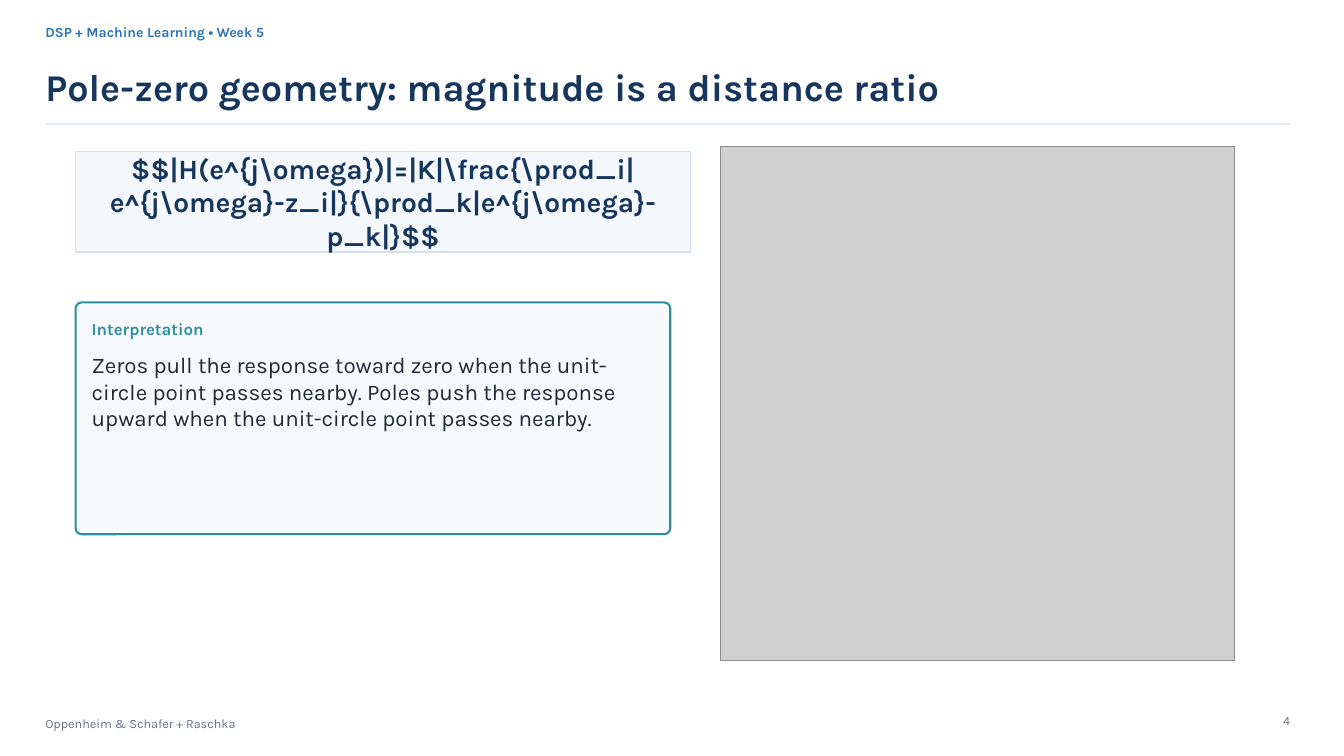
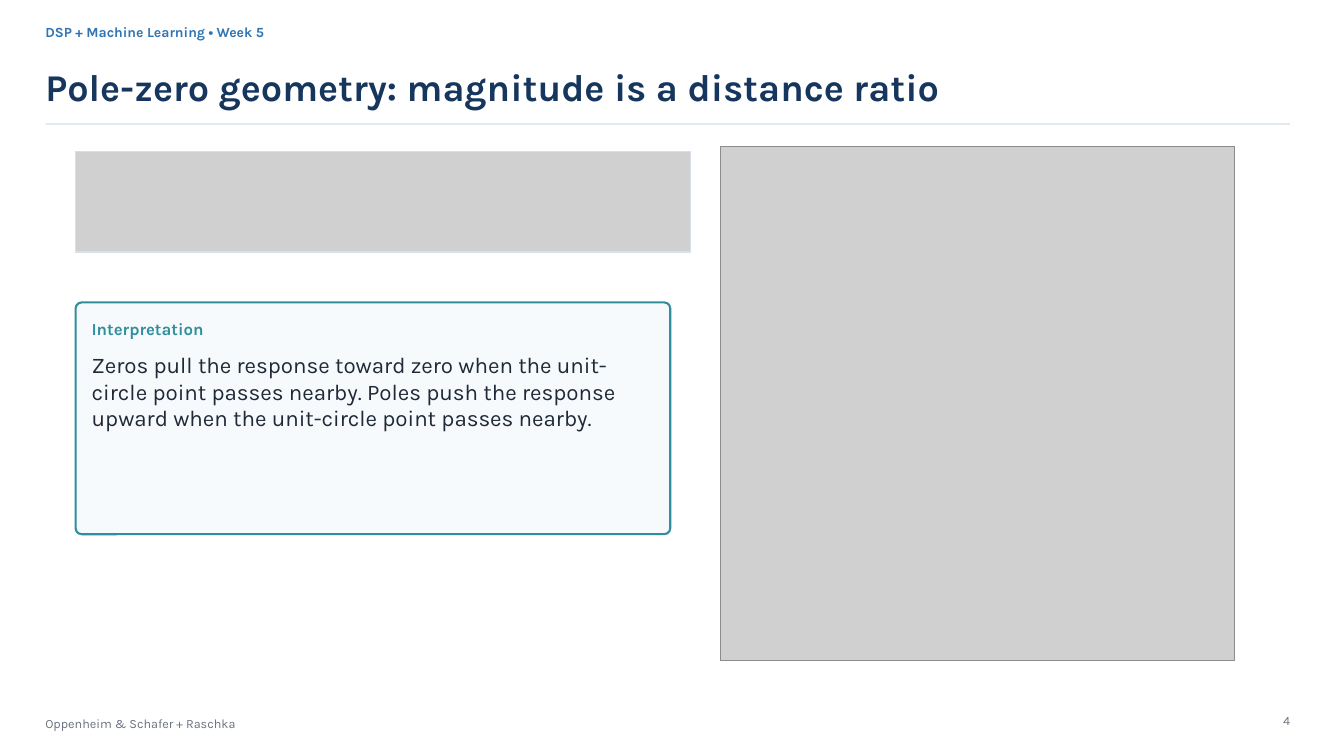
Before and after one commit to mathys2000/ecen45632_f26, a slide deck: slide 4 of python/CourseDesign/Week05e/Week5_Lecture9_Time_Frequency_Responses_Group_Delay.pptx. Drawn at 1344x756 pixels with LibreOffice and Linux fonts; fonts in the diff are those of the drawing; grey boxes stand for pictures. Boxes give left, top, right and bottom in pixels: in the first picture for what was removed or moved away, otherwise in the second. Text is boxed around its words. In the diff, an @@ line names an element or a change of style, - is before the commit and + after.

```diff
--- a/python/CourseDesign/Week05e/Week5_Lecture9_Time_Frequency_Responses_Group_Delay.pptx
+++ b/python/CourseDesign/Week05e/Week5_Lecture9_Time_Frequency_Responses_Group_Delay.pptx
@@ rectangle removed at <box>76,151,691,252</box> @@
-$$|H(e^{j\omega})|=|K|\frac{\prod_i|e^{j\omega}-z_i|}{\prod_k|e^{j\omega}-p_k|}$$
@@ picture added at <box>76,151,691,252</box> @@
```
Also in this commit, not shown: 5 other slides changed, 6 other files.
